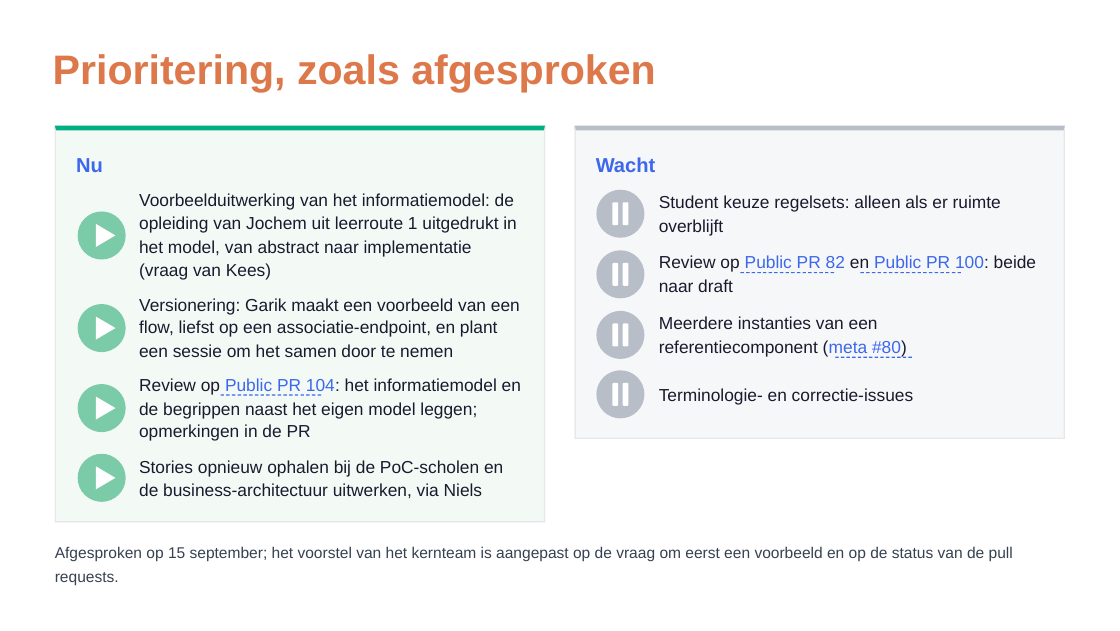
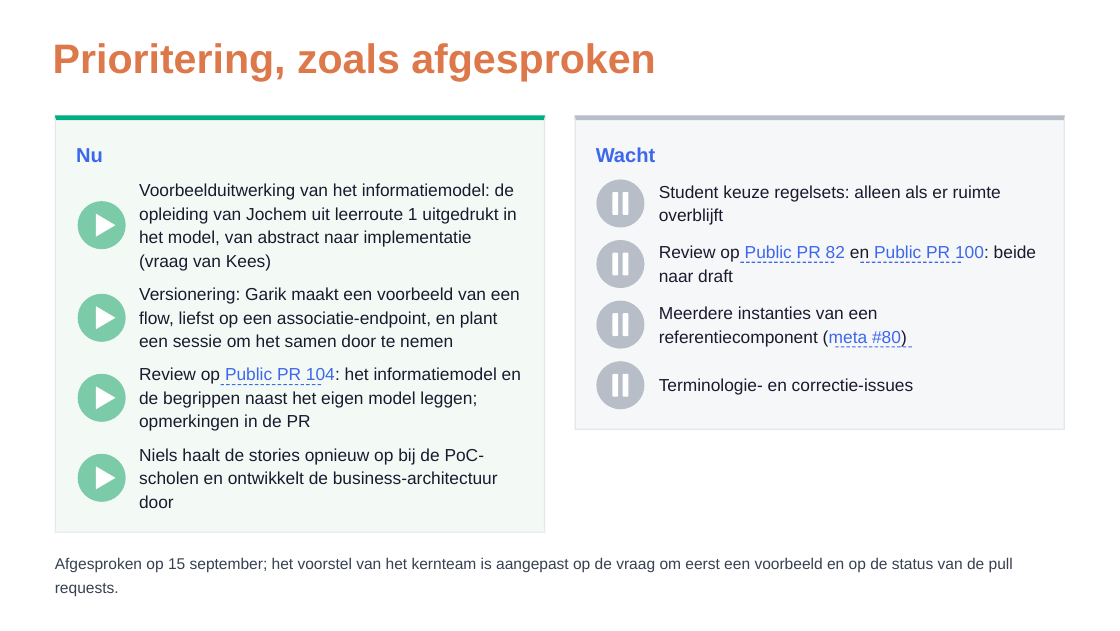
Before and after one commit to Npuls-OKx/meta, a slide deck: slide 38 of presentaties/export/260915_kerngroep_techniek_afspraken/260915_kerngroep_techniek_afspraken.pptx. Drawn at 1120x631 pixels with LibreOffice and Linux fonts; fonts in the diff are those of the drawing; background and template pictures are left out. Boxes give left, top, right and bottom in pixels: in the first picture for what was removed or moved away, otherwise in the second. Text is boxed around its words. In the diff, an @@ line names an element or a change of style, - is before the commit and + after.

```diff
--- a/presentaties/export/260915_kerngroep_techniek_afspraken/260915_kerngroep_techniek_afspraken.pptx
+++ b/presentaties/export/260915_kerngroep_techniek_afspraken/260915_kerngroep_techniek_afspraken.pptx
@@ freeform shape: place and size @@
-freeform shape at <box>55,126,545,522</box>
+freeform shape at <box>55,115,545,532</box>
@@ freeform shape: place and size @@
-freeform shape at <box>55,126,56,522</box>
+freeform shape at <box>55,115,56,532</box>
@@ freeform shape: place and size @@
-freeform shape at <box>544,126,545,522</box>
+freeform shape at <box>544,115,545,532</box>
@@ 20 texts, 16 freeform shapes: place and size @@
-20 texts, 16 freeform shapes at <box>53,54,1065,441</box>
+20 texts, 16 freeform shapes at <box>53,43,1065,431</box>
@@ freeform shape: place and size @@
-freeform shape at <box>1064,126,1065,439</box>
+freeform shape at <box>575,115,576,429</box>
@@ freeform shape: place and size @@
-freeform shape at <box>575,126,576,439</box>
+freeform shape at <box>1064,115,1065,429</box>
@@ freeform shape: place and size @@
-freeform shape at <box>860,272,961,273</box>
+freeform shape at <box>740,262,834,263</box>
@@ freeform shape: place and size @@
-freeform shape at <box>740,272,834,273</box>
+freeform shape at <box>860,262,961,263</box>
@@ 4 freeform shapes: place and size @@
-4 freeform shapes at <box>623,202,629,406</box>
+4 freeform shapes at <box>612,192,618,397</box>
@@ 4 freeform shapes: place and size @@
-4 freeform shapes at <box>612,202,618,406</box>
+4 freeform shapes at <box>623,192,629,397</box>
@@ text at <box>139,448,485,465</box>: text changed @@
-Stories opnieuw ophalen bij de PoC-scholen en
+Niels haalt de stories opnieuw op bij de PoC-
@@ text at <box>139,471,498,484</box>: text changed @@
-de business-architectuur uitwerken, via Niels
+scholen en ontwikkelt de business-architectuur
@@ text added at <box>139,495,174,508</box>, 11.4 pt, text #1A1A2E @@
+door
@@ 2 texts, 1 freeform shape: place and size @@
-2 texts, 1 freeform shape at <box>55,521,1013,586</box>
+2 texts, 1 freeform shape at <box>55,531,1013,596</box>
```
Also in this commit, not shown: 2 other slides changed, 2 other files.
